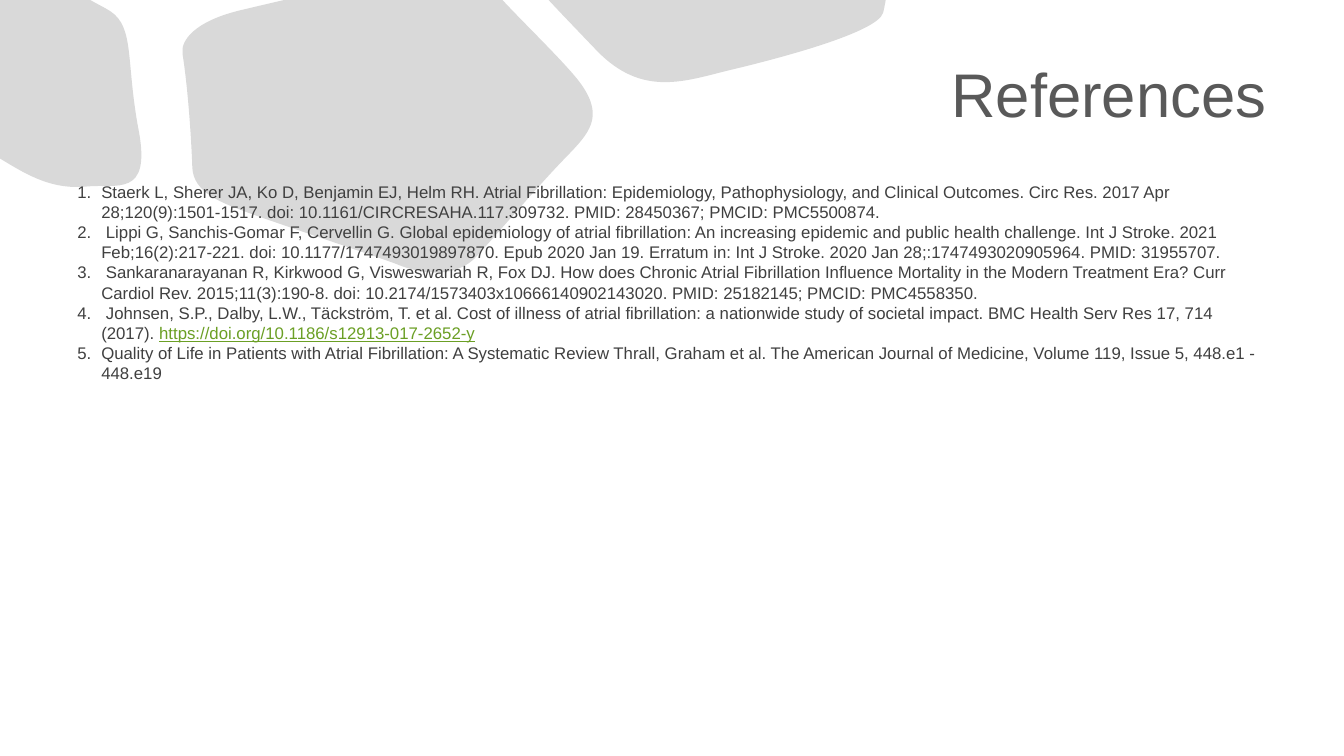
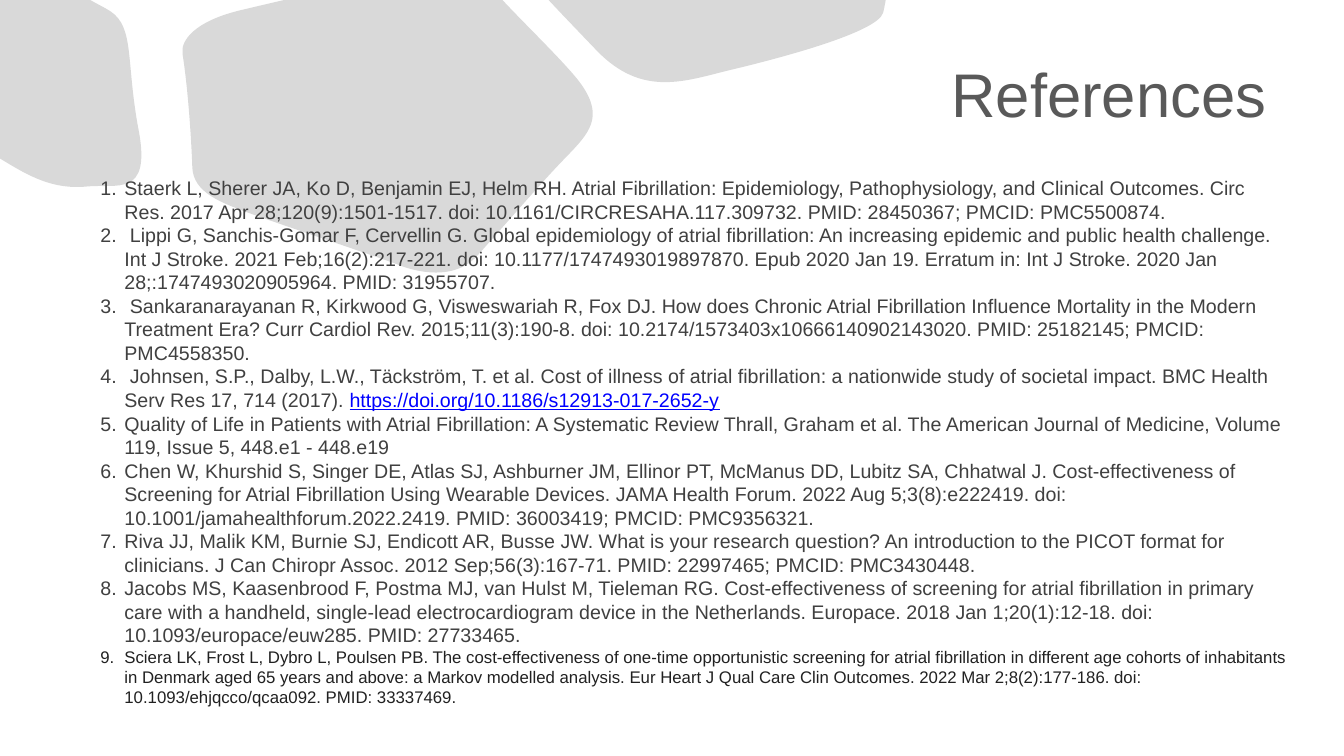
Before and after one commit to kostadinoff/SMU_seminar_in_economic-_evaluation_in_Healthcare, a slide deck: slide 13 of group_assigment/group_assigment.pptx. Drawn at 1344x756 pixels with LibreOffice and Linux fonts; fonts in the diff are those of the drawing. Boxes give left, top, right and bottom in pixels: in the first picture for what was removed or moved away, otherwise in the second. Text is boxed around its words. In the diff, an @@ line names an element or a change of style, - is before the commit and + after.

```diff
--- a/group_assigment/group_assigment.pptx
+++ b/group_assigment/group_assigment.pptx
@@ text "Staerk L, Sherer JA, Ko ...": place and size @@
-text "Staerk L, Sherer JA, Ko ..." at (101, 185, 1244, 379)
+text "Staerk L, Sherer JA, Ko ..." at (124, 180, 1285, 707)
@@ text at (124, 180, 1280, 457): size 12 to 14 pt in "Staerk L, Sherer JA, Ko D, Benjamin ...", "Lippi G, Sanchis-Gomar F, Cervellin G. Global ...", "Sankaranarayanan R, Kirkwood G, Visweswariah R, Fox ...", "Johnsen, S.P., Dalby, L.W., Täckström, T. et ..." and 1 more places; text colour #6B9F25 to #0000FF in "https://doi.org/10.1186/s12913-017-2652-y" @@
@@ text at (124, 463, 1285, 707): paragraphs added @@
+6. Chen W, Khurshid S, Singer DE, Atlas SJ, Ashburner JM, Ellinor PT, McManus DD, Lubitz SA, Chhatwal J. Cost-effectiveness of Screening for Atrial Fibrillation Using Wearable Devices. JAMA Health Forum. 2022 Aug 5;3(8):e222419. doi: 10.1001/jamahealthforum.2022.2419. PMID: 36003419; PMCID: PMC9356321.
+7. Riva JJ, Malik KM, Burnie SJ, Endicott AR, Busse JW. What is your research question? An introduction to the PICOT format for clinicians. J Can Chiropr Assoc. 2012 Sep;56(3):167-71. PMID: 22997465; PMCID: PMC3430448.
+8. Jacobs MS, Kaasenbrood F, Postma MJ, van Hulst M, Tieleman RG. Cost-effectiveness of screening for atrial fibrillation in primary care with a handheld, single-lead electrocardiogram device in the Netherlands. Europace. 2018 Jan 1;20(1):12-18. doi: 10.1093/europace/euw285. PMID: 27733465.
+9. Sciera LK, Frost L, Dybro L, Poulsen PB. The cost-effectiveness of one-time opportunistic screening for atrial fibrillation in different age cohorts of inhabitants in Denmark aged 65 years and above: a Markov modelled analysis. Eur Heart J Qual Care Clin Outcomes. 2022 Mar 2;8(2):177-186. doi: 10.1093/ehjqcco/qcaa092. PMID: 33337469.
```
Also in this commit, not shown: 5 other slides changed, 7 slides added, 7 slides removed, 9 other files.
